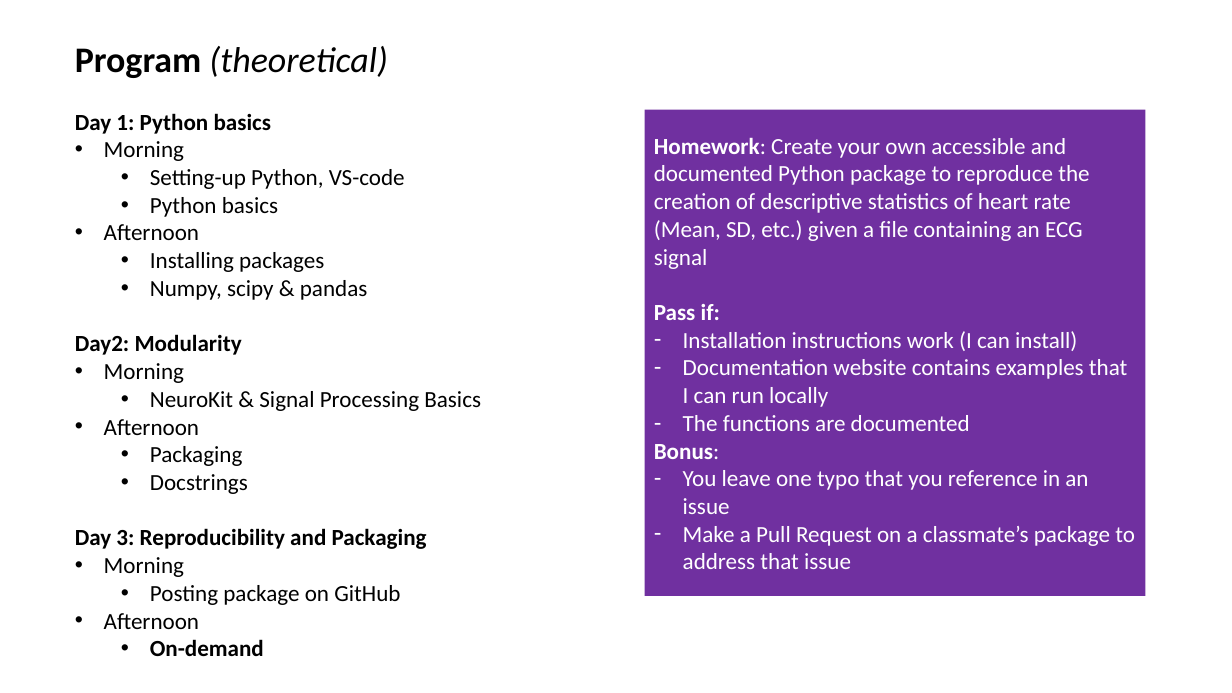
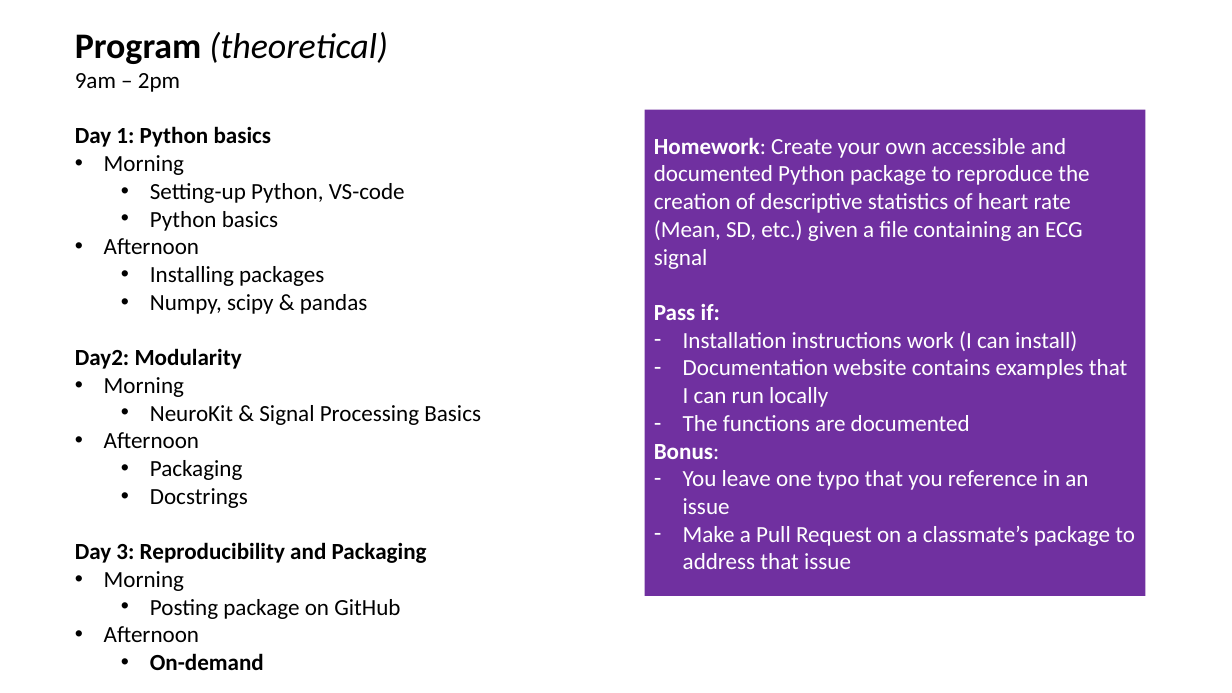
Before and after one commit to DominiqueMakowski/teaching, a slide deck: slide 5 of Python/2022_Zurich/AdvancedPython_2022.pptx. Drawn at 1232x693 pixels with LibreOffice and Linux fonts; fonts in the diff are those of the drawing. Boxes give left, top, right and bottom in pixels: in the first picture for what was removed or moved away, otherwise in the second. Text is boxed around its words. In the diff, an @@ line names an element or a change of style, - is before the commit and + after.

```diff
--- a/Python/2022_Zurich/AdvancedPython_2022.pptx
+++ b/Python/2022_Zurich/AdvancedPython_2022.pptx
@@ text at [75,73,180,92]: paragraph added @@
+9am – 2pm
```
Also in this commit, not shown: 4 other slides changed, 13 slides added, 5 slides removed.
